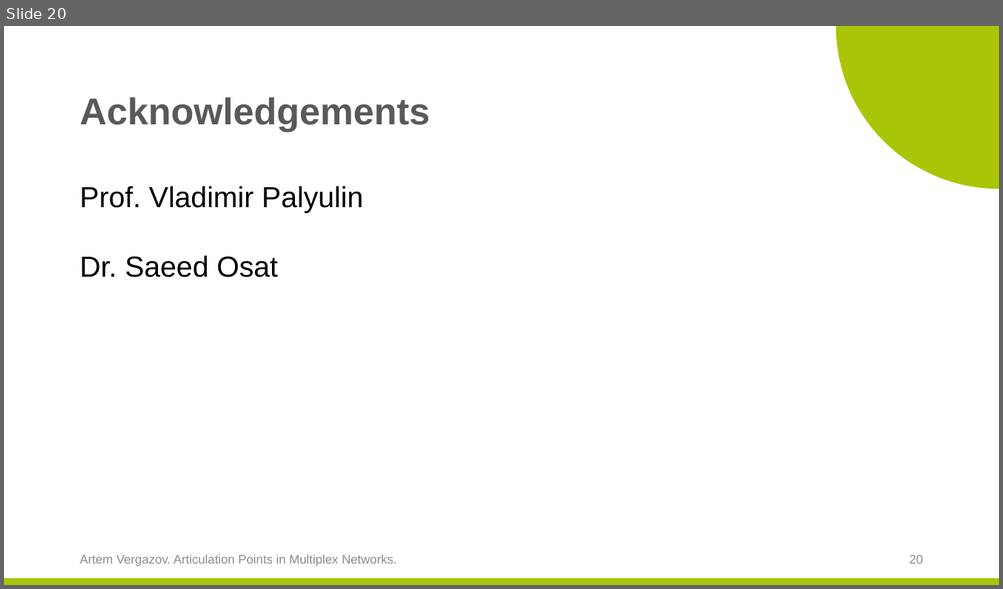
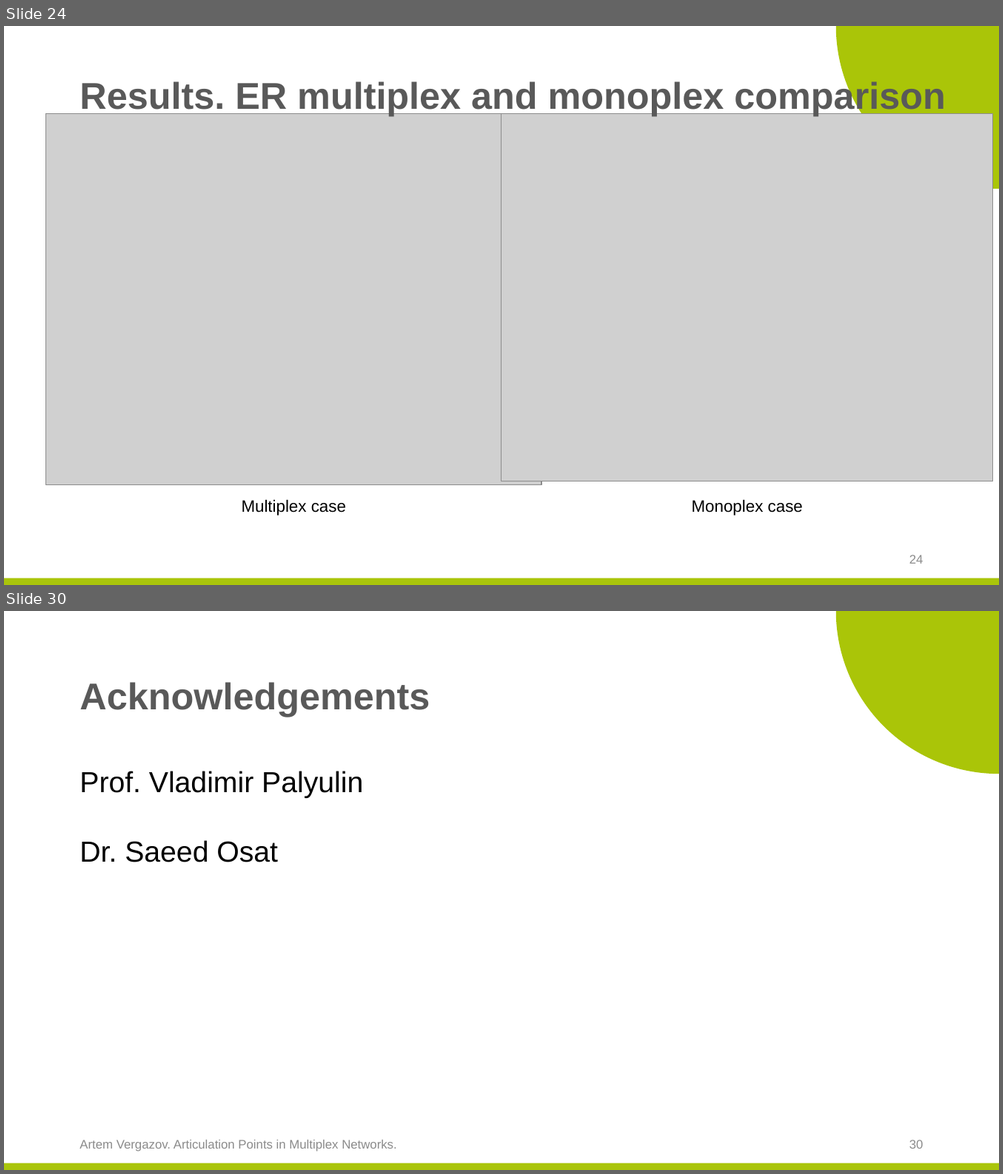
Before and after one commit to ArtemVergazov/ap_in_multiplex_networks, a slide deck: msc_predefense_template/Artem_Vergazov_predefense_April.pptx. Shown one above the other, each under a label of ours: slide 20 before the commit, slides 24 and 30 after it; the slides between them are not shown. The pictures are 1003x589 and 1003x1174 pixels, drawn with LibreOffice and Linux fonts; fonts in the diff are those of the drawing; grey boxes stand for pictures; background and template pictures are left out. Boxes give left, top, right and bottom in pixels: in the first picture for what was removed or moved away, otherwise in the second. Text is boxed around its words. In the diff, an @@ line names an element or a change of style, - is before the commit and + after.

```diff
--- a/msc_predefense_template/Artem_Vergazov_predefense_April.pptx
+++ b/msc_predefense_template/Artem_Vergazov_predefense_April.pptx
@@ slide 24 added at <box>4,26,999,585</box>, background #FFFFFF; not listed: 2 template elements that a slide beside it also shows @@
@@ title added at <box>79,79,945,116</box>, 36 pt, text #595959, bold @@
+Results. ER multiplex and monoplex comparison
@@ picture added at <box>45,113,541,485</box> @@
@@ picture added at <box>502,113,993,482</box> @@
@@ text added at <box>242,500,346,516</box>, 16 pt, text #000000 @@
+Multiplex case
@@ text added at <box>691,500,802,516</box>, 16 pt, text #000000 @@
+Monoplex case
@@ page number added at <box>909,555,923,564</box>, 12 pt, text #8C8C8C @@
+24
@@ what was slide 20 is now slide 30 @@
@@ page number at <box>909,1140,923,1149</box>: text changed @@
-20
+30
```
Also in this commit, not shown: 8 slides changed, 14 other slides added, 4 slides removed, 43 other files.
